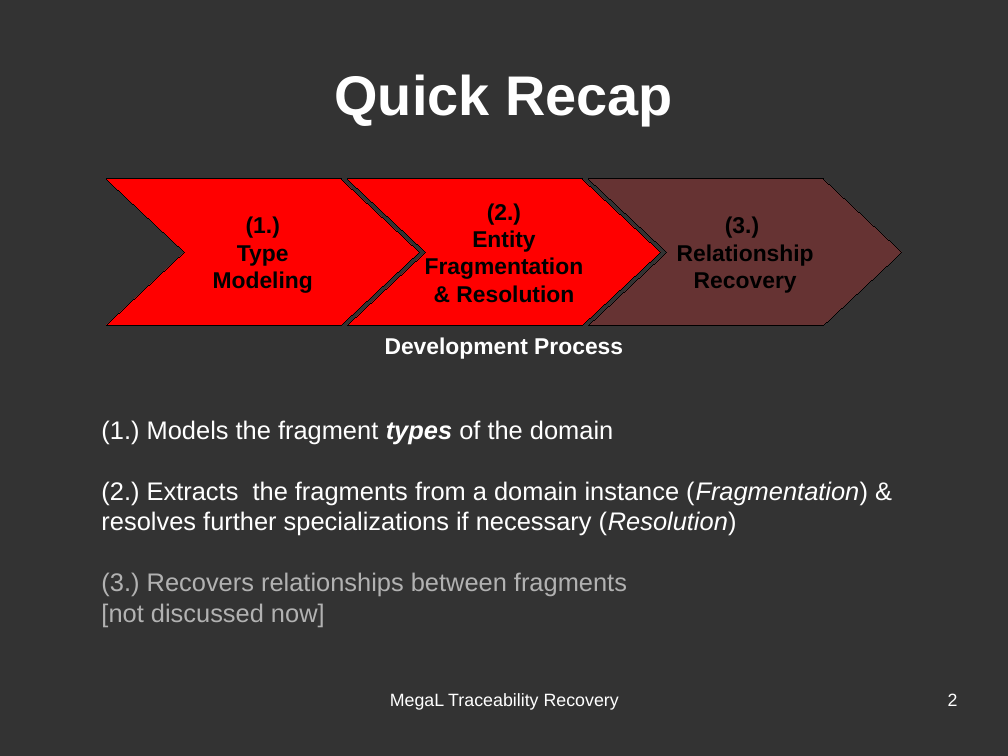
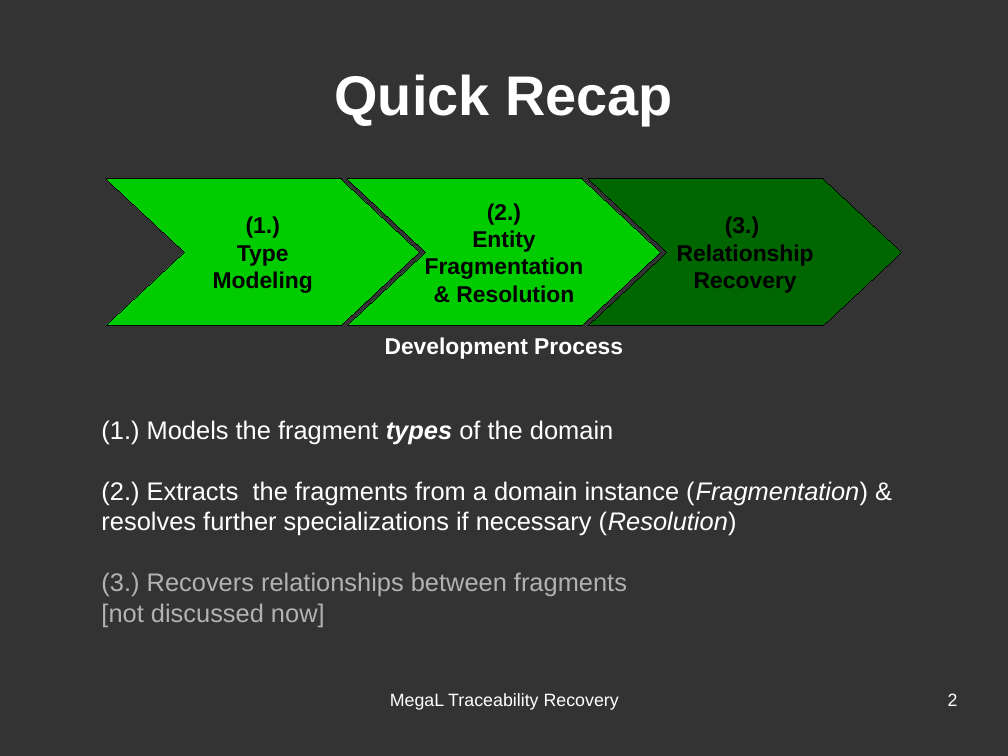
Before and after one commit to hayasam/megal-tr, a slide deck: slide 2 of slides/meeting-2016-06-28/meeting-2016-06-28.odp. Drawn at 1008x756 pixels with LibreOffice and Linux fonts; fonts in the diff are those of the drawing. Boxes give left, top, right and bottom in pixels: in the first picture for what was removed or moved away, otherwise in the second. Text is boxed around its words. In the diff, an @@ line names an element or a change of style, - is before the commit and + after.

```diff
--- a/slides/meeting-2016-06-28/meeting-2016-06-28.odp
+++ b/slides/meeting-2016-06-28/meeting-2016-06-28.odp
@@ freeform shape "(1.)" at (106, 179, 420, 326): fill #FF0000 to #00CC00 @@
@@ freeform shape "(2.)" at (348, 179, 661, 326): fill #FF0000 to #00CC00 @@
@@ freeform shape "(3.)" at (589, 179, 903, 326): fill #663333 to #006600 @@
```
Also in this commit, not shown: 10 other slides changed, 5 slides added, 5 slides removed, 1 other file.
